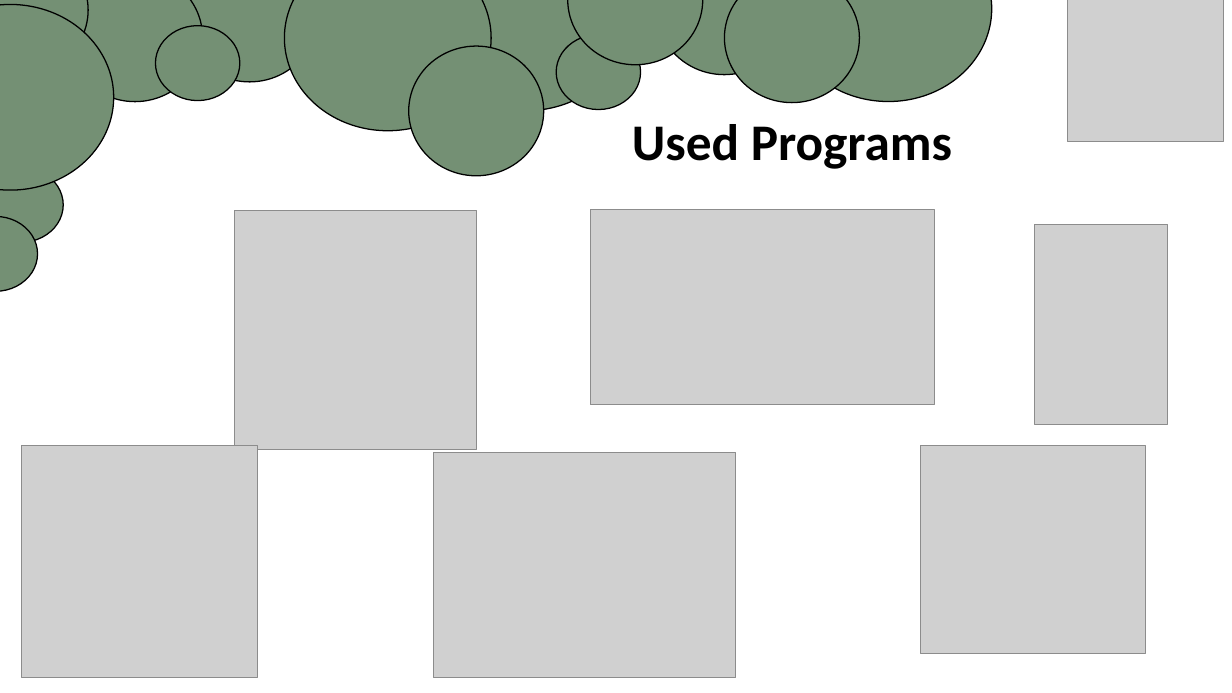
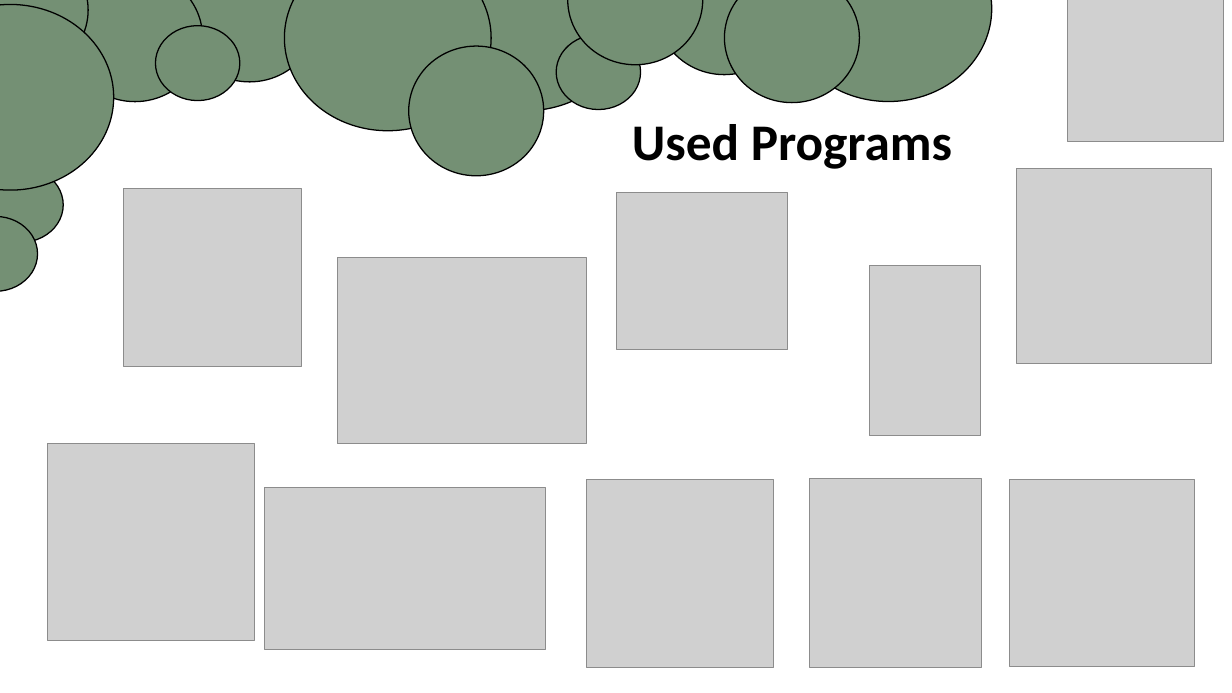
Before and after one commit to AAPopova22/EcoKey, a slide deck: slide 9 of EcoKey.pptx. Drawn at 1232x693 pixels with LibreOffice and Linux fonts; fonts in the diff are those of the drawing; grey boxes stand for pictures. Boxes give left, top, right and bottom in pixels: in the first picture for what was removed or moved away, otherwise in the second. Text is boxed around its words. In the diff, an @@ line names an element or a change of style, - is before the commit and + after.

```diff
--- a/EcoKey.pptx
+++ b/EcoKey.pptx
@@ picture added at (1017, 168, 1212, 363) @@
@@ picture: place and size @@
-picture at (235, 210, 477, 449)
+picture at (123, 189, 301, 367)
@@ picture: place and size @@
-picture at (921, 445, 1145, 653)
+picture at (616, 192, 787, 349)
@@ picture: place and size @@
-picture at (433, 453, 737, 678)
+picture at (337, 258, 586, 445)
@@ picture: place and size @@
-picture at (1035, 225, 1168, 424)
+picture at (870, 265, 982, 436)
@@ picture: place and size @@
-picture at (21, 446, 257, 677)
+picture at (48, 444, 255, 641)
@@ picture added at (811, 479, 982, 667) @@
@@ picture: place and size @@
-picture at (591, 210, 935, 405)
+picture at (264, 487, 544, 649)
@@ picture added at (587, 480, 774, 667) @@
@@ picture added at (1010, 480, 1195, 667) @@
```
Also in this commit, not shown: 3 other slides changed.
